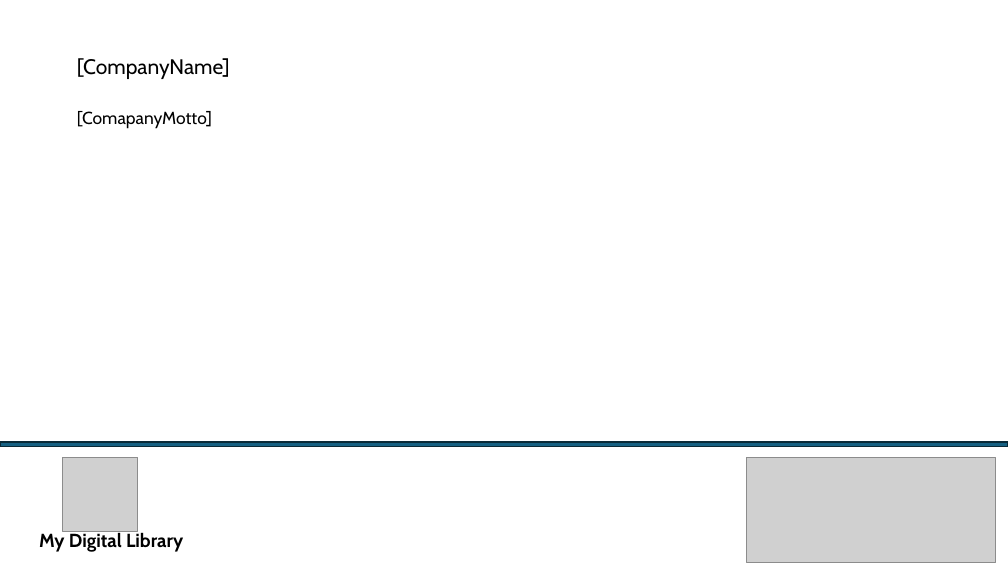
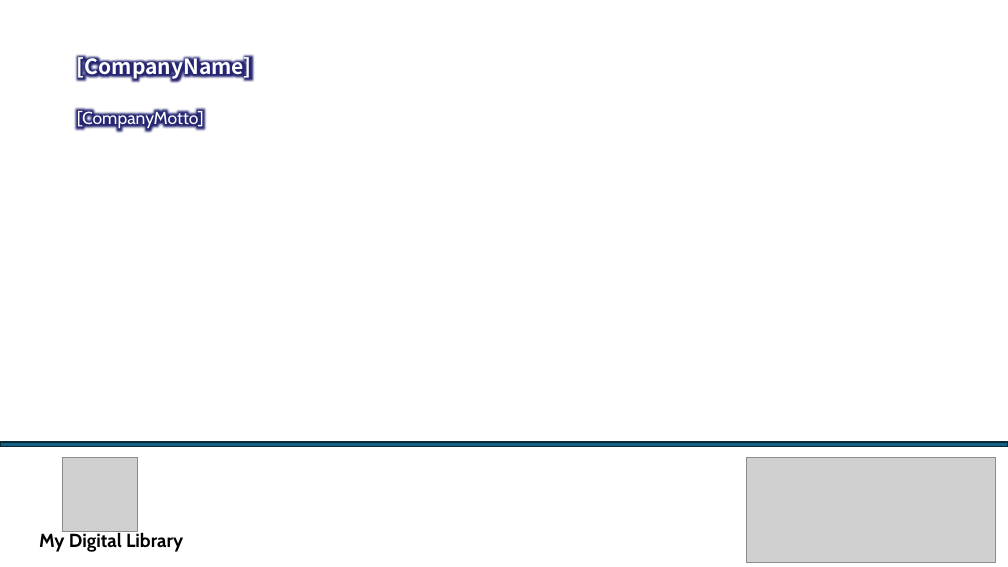
Before and after one commit to akshayvasundhara/doc_repo, a slide deck: slide 1 of latest.pptx. Drawn at 1008x567 pixels with LibreOffice and Linux fonts; fonts in the diff are those of the drawing; grey boxes stand for pictures. Boxes give left, top, right and bottom in pixels: in the first picture for what was removed or moved away, otherwise in the second. Text is boxed around its words. In the diff, an @@ line names an element or a change of style, - is before the commit and + after.

```diff
--- a/latest.pptx
+++ b/latest.pptx
@@ title "[CompanyName]" at (77, 53, 252, 79): font Cabin to Noto Sans CJK TC, text colour #000000 to #FFFFFF, bold on @@
@@ title at (77, 109, 204, 128): text changed; text colour #000000 to #FFFFFF @@
-[ComapanyMotto]
+[CompanyMotto]
```
